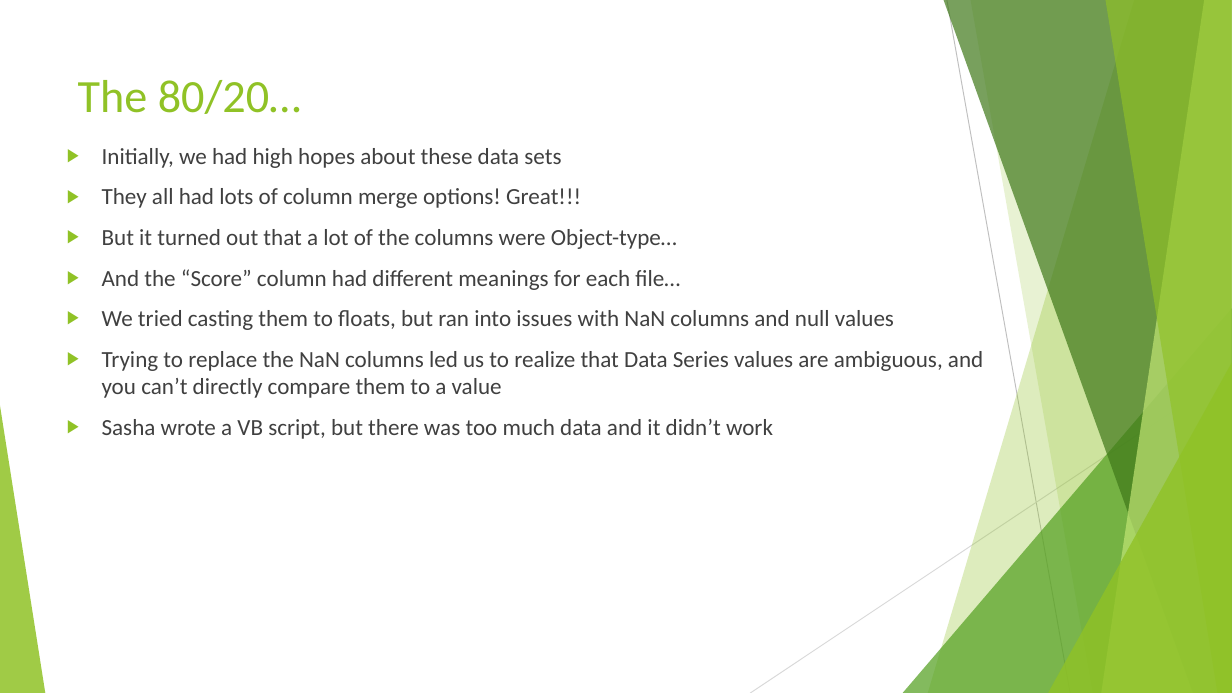
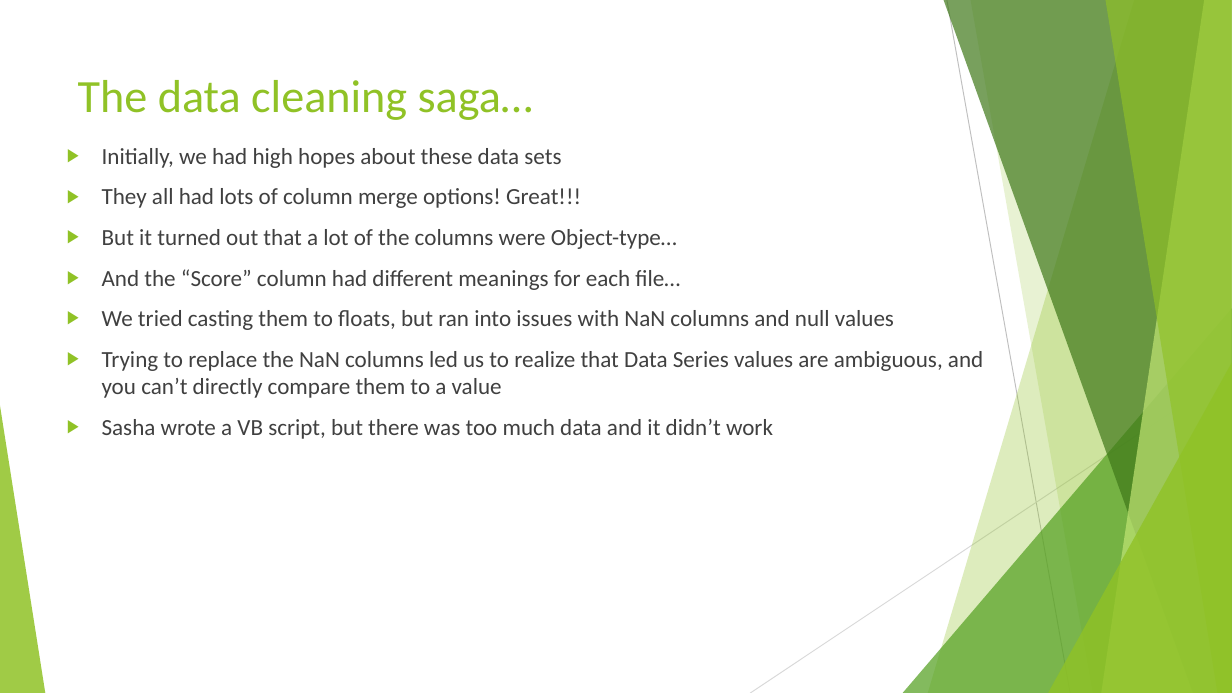
Before and after one commit to TedMur/SnakeBait, a slide deck: slide 4 of SnakeBitePresentation.pptx. Drawn at 1232x693 pixels with LibreOffice and Linux fonts; fonts in the diff are those of the drawing. Boxes give left, top, right and bottom in pixels: in the first picture for what was removed or moved away, otherwise in the second. Text is boxed around its words. In the diff, an @@ line names an element or a change of style, - is before the commit and + after.

```diff
--- a/SnakeBitePresentation.pptx
+++ b/SnakeBitePresentation.pptx
@@ title at box(78, 80, 533, 120): text changed @@
-The 80/20…
+The data cleaning saga…
```
Also in this commit, not shown: 1 other slide changed, 1 slide added, 1 slide removed, 2 other files.
